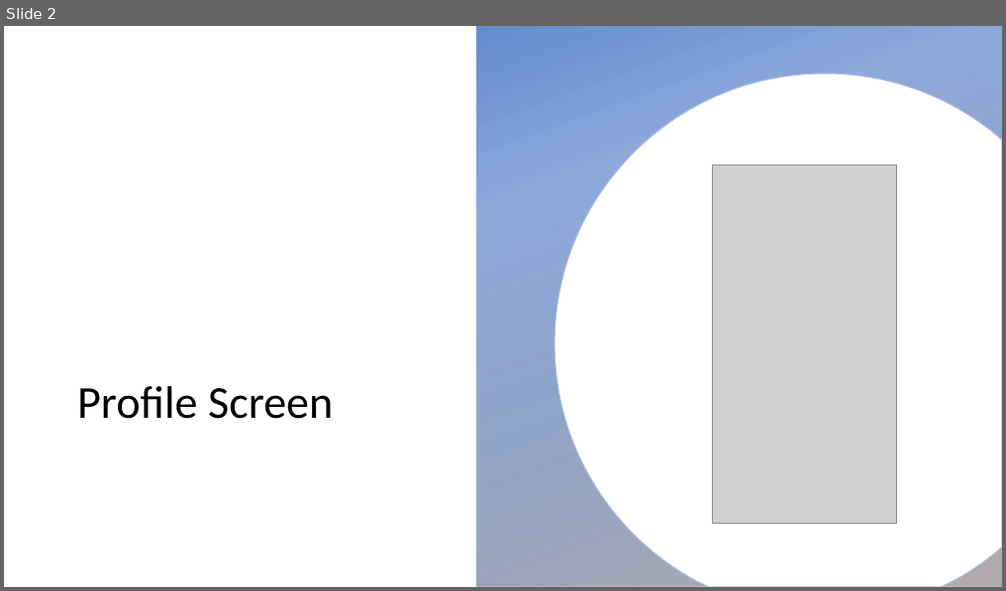
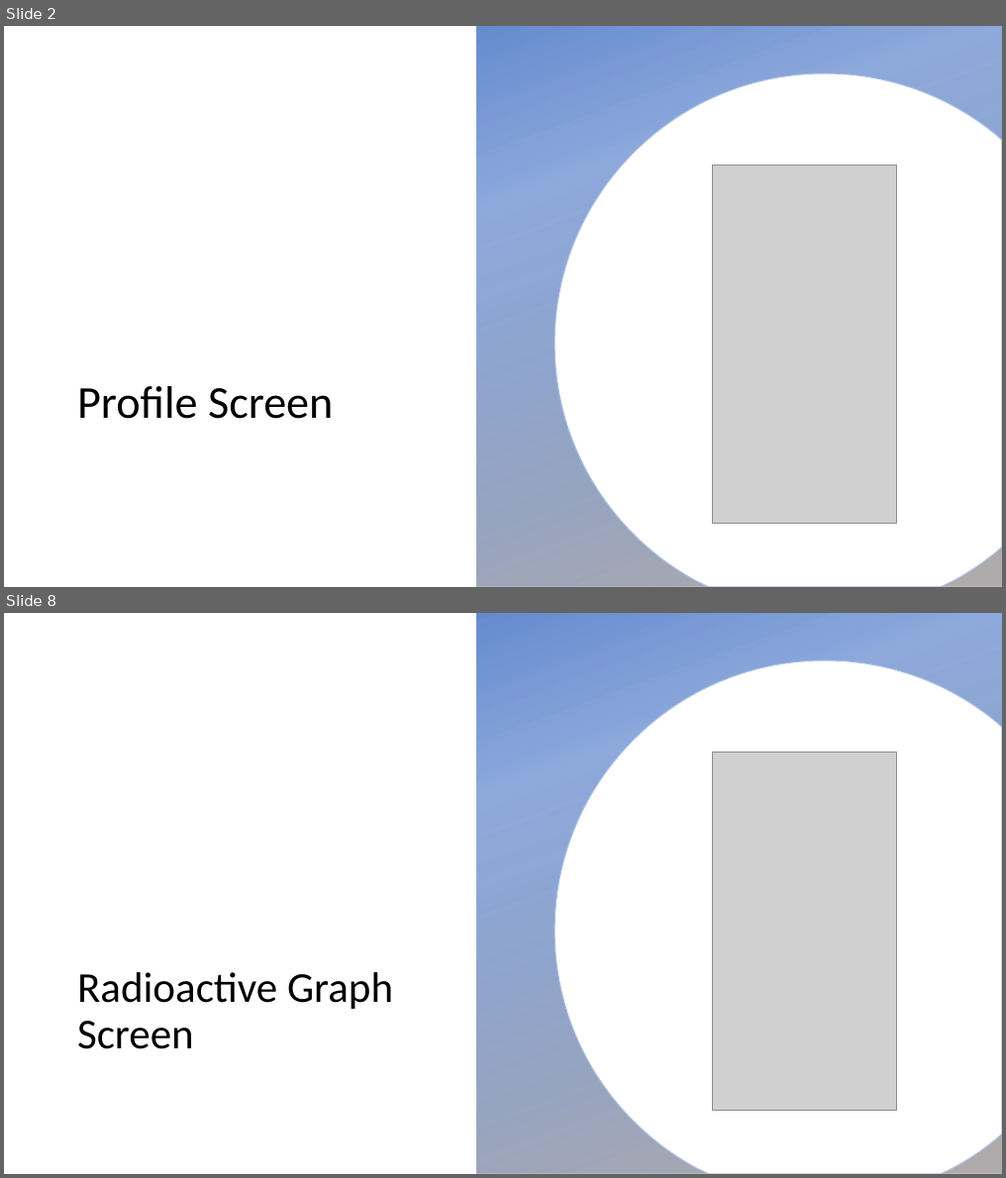
Before and after one commit to yjin910/Technonia_i_app, a slide deck: App_UI_design.pptx. Shown one above the other, each under a label of ours: slide 2 before the commit, slides 2 and 8 after it; the slides between them are not shown. The pictures are 1006x591 and 1006x1178 pixels, drawn with LibreOffice and Linux fonts; fonts in the diff are those of the drawing; grey boxes stand for pictures; background and template pictures are left out. Boxes give left, top, right and bottom in pixels: in the first picture for what was removed or moved away, otherwise in the second. Text is boxed around its words. In the diff, an @@ line names an element or a change of style, - is before the commit and + after.

```diff
--- a/App_UI_design.pptx
+++ b/App_UI_design.pptx
@@ slide 8 added at (x1=4, y1=613, x2=1002, y2=1174), background picture (left out) @@
@@ rectangle added at (x1=476, y1=613, x2=1002, y2=1174), fill gradient #4472C4 to #AFABAB @@
@@ freeform shape added at (x1=555, y1=661, x2=1002, y2=1174), fill #FFFFFF, outline #AFABAB 1 pt @@
@@ picture added at (x1=712, y1=753, x2=897, y2=1111) @@
@@ title added at (x1=77, y1=972, x2=393, y2=1050), 41 pt, text #000000 @@
+Radioactive Graph Screen
```
Also in this commit, not shown: 3 slides changed, 5 other slides added, 3 other files.
